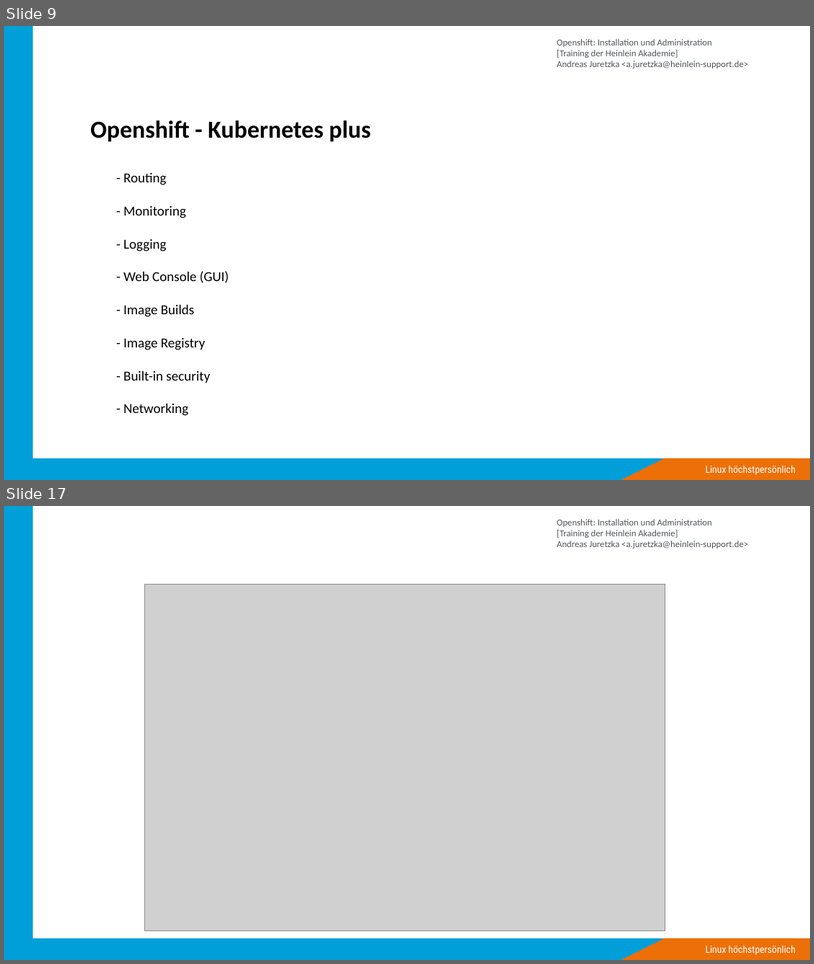
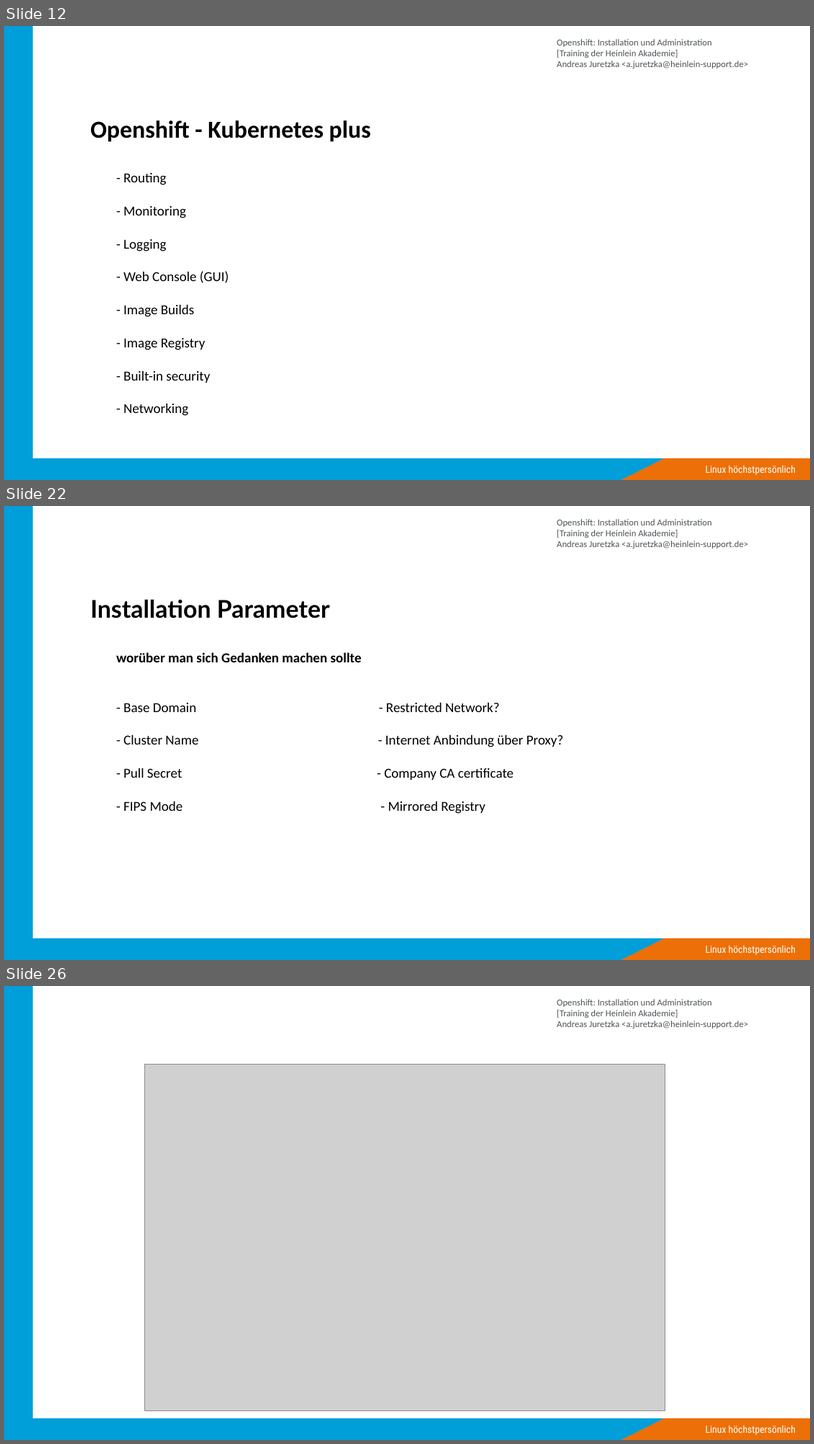
Before and after one commit to ajayten/openshift-kurs-folien, a slide deck: kurs-folien.odp. Shown one above the other, each under a label of ours: slides 9 and 17 before the commit, slides 12, 22 and 26 after it; the slides between them are not shown. The pictures are 814x964 and 814x1444 pixels, drawn with LibreOffice and Linux fonts; fonts in the diff are those of the drawing; grey boxes stand for pictures; background and template pictures are left out. Boxes give left, top, right and bottom in pixels: in the first picture for what was removed or moved away, otherwise in the second. Text is boxed around its words. In the diff, an @@ line names an element or a change of style, - is before the commit and + after.

```diff
--- a/kurs-folien.odp
+++ b/kurs-folien.odp
@@ slide 22 added at <box>4,506,810,960</box>, background #FFFFFF; not listed: 5 template elements that a slide beside it also shows @@
@@ title added at <box>90,599,330,618</box>, 32 pt, text #000000, bold @@
+Installation Parameter
@@ text added at <box>116,652,564,813</box>, 18 pt, text #000000 @@
+worüber man sich Gedanken machen sollte
+- Base Domain - Restricted Network?
+- Cluster Name - Internet Anbindung über Proxy?
+- Pull Secret - Company CA certiﬁcate
+- FIPS Mode - Mirrored Registry
@@ what was slide 9 is now slide 12 @@
@@ what was slide 17 is now slide 26 @@
```
Also in this commit, not shown: 10 slides changed, 48 other slides added, 6 slides removed, 1 other file.
